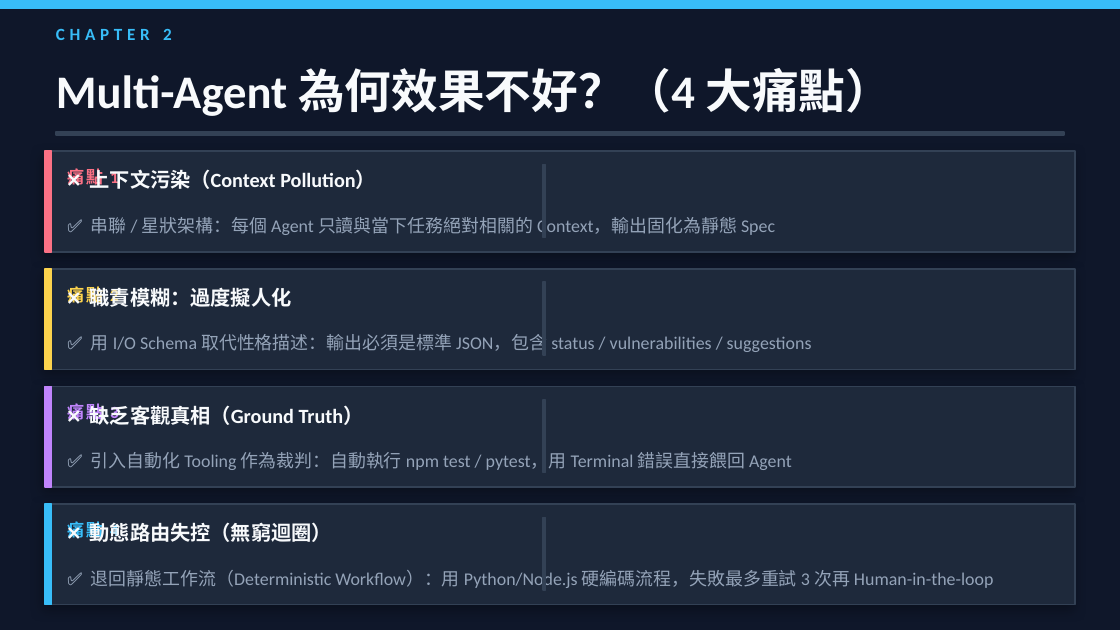
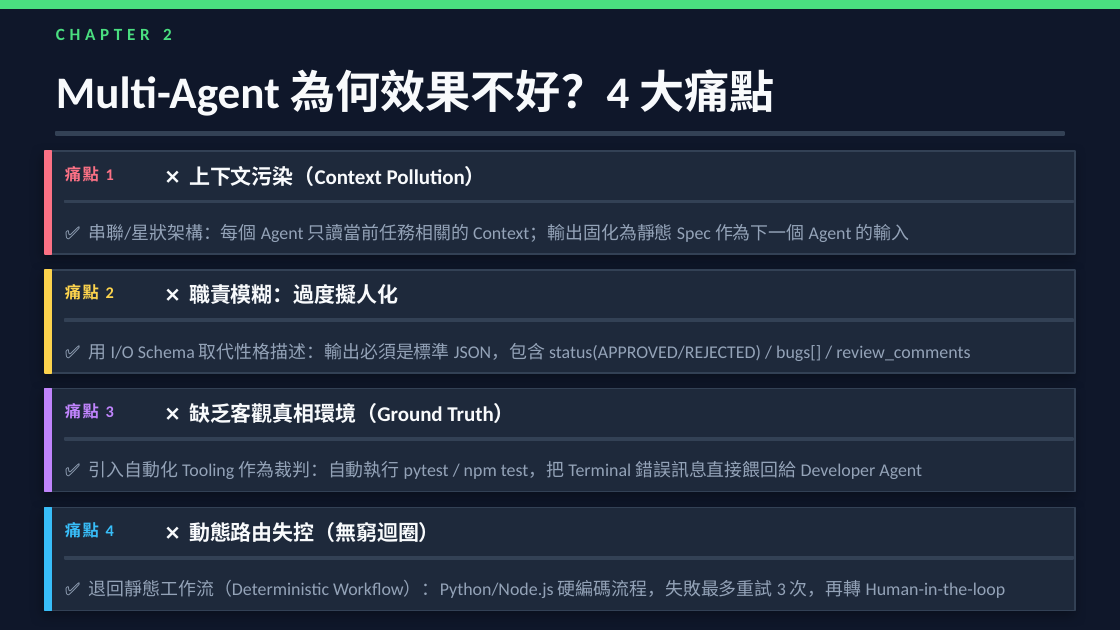
Before and after one commit to hengyisu/food_finder, a slide deck: slide 10 of ppt/AI_Agent_簡報.pptx (slide 9 before the commit). Drawn at 1120x630 pixels with LibreOffice and Linux fonts; fonts in the diff are those of the drawing. Boxes give left, top, right and bottom in pixels: in the first picture for what was removed or moved away, otherwise in the second. Text is boxed around its words. In the diff, an @@ line names an element or a change of style, - is before the commit and + after.

Commit message:
update ppt

```diff
--- a/ppt/AI_Agent_簡報.pptx
+++ b/ppt/AI_Agent_簡報.pptx
@@ rectangle at (x1=0, y1=0, x2=1120, y2=8): fill #38BDF8 to #4ADE80; outline #38BDF8 1 pt to #4ADE80 1 pt @@
@@ text "CHAPTER 2" at (x1=56, y1=29, x2=172, y2=40): text colour #38BDF8 to #4ADE80 @@
@@ text at (x1=56, y1=69, x2=775, y2=116): text changed; size 30 to 29 pt @@
-Multi-Agent 為何效果不好？（4 大痛點）
+Multi-Agent 為何效果不好？4 大痛點
@@ size 11 to 10.5 pt in 4 elements at (x1=65, y1=522, x2=114, y2=538), (x1=65, y1=403, x2=114, y2=419), (x1=65, y1=284, x2=114, y2=300), (x1=65, y1=166, x2=114, y2=182) @@
@@ size 13 to 13.5 pt in 3 elements at (x1=189, y1=522, x2=440, y2=542), (x1=189, y1=284, x2=398, y2=304), (x1=189, y1=166, x2=486, y2=186) @@
@@ text "❌ 上下文污染（Context Pollution）" moved from (x1=90, y1=168, x2=376, y2=189) to (x1=189, y1=166, x2=486, y2=186) @@
@@ rectangle resized from (x1=543, y1=165, x2=545, y2=237) to (x1=65, y1=200, x2=1073, y2=203) @@
@@ text at (x1=89, y1=224, x2=910, y2=242): text changed @@
-✅ 串聯 / 星狀架構：每個 Agent 只讀與當下任務絕對相關的 Context，輸出固化為靜態 Spec
+✅ 串聯/星狀架構：每個 Agent 只讀當前任務相關的 Context；輸出固化為靜態 Spec 作為下一個 Agent 的輸入
@@ text "❌ 職責模糊：過度擬人化" moved from (x1=90, y1=286, x2=292, y2=307) to (x1=189, y1=284, x2=398, y2=304) @@
@@ rectangle resized from (x1=543, y1=282, x2=545, y2=355) to (x1=65, y1=319, x2=1073, y2=321) @@
@@ text at (x1=89, y1=343, x2=970, y2=361): text changed @@
-✅ 用 I/O Schema 取代性格描述：輸出必須是標準 JSON，包含 status / vulnerabilities / suggestions
+✅ 用 I/O Schema 取代性格描述：輸出必須是標準 JSON，包含 status(APPROVED/REJECTED) / bugs[] / review_comments
@@ text at (x1=189, y1=403, x2=514, y2=423): text changed; size 13 to 13.5 pt @@
-❌ 缺乏客觀真相（Ground Truth）
+❌ 缺乏客觀真相環境（Ground Truth）
@@ rectangle resized from (x1=543, y1=400, x2=545, y2=473) to (x1=65, y1=438, x2=1073, y2=440) @@
@@ text at (x1=89, y1=461, x2=922, y2=479): text changed @@
-✅ 引入自動化 Tooling 作為裁判：自動執行 npm test / pytest，用 Terminal 錯誤直接餵回 Agent
+✅ 引入自動化 Tooling 作為裁判：自動執行 pytest / npm test，把 Terminal 錯誤訊息直接餵回給 Developer Agent
@@ 4 rectangles moved together from (x1=45, y1=386, x2=1075, y2=605) to (x1=45, y1=389, x2=1075, y2=610) @@
@@ text "❌ 動態路由失控（無窮迴圈）" moved from (x1=90, y1=521, x2=332, y2=542) to (x1=189, y1=522, x2=440, y2=542) @@
@@ rectangle resized from (x1=543, y1=517, x2=545, y2=590) to (x1=65, y1=557, x2=1073, y2=559) @@
@@ text at (x1=89, y1=580, x2=1006, y2=598): text changed @@
-✅ 退回靜態工作流（Deterministic Workflow）：用 Python/Node.js 硬編碼流程，失敗最多重試 3 次再 Human-in-the-loop
+✅ 退回靜態工作流（Deterministic Workflow）：Python/Node.js 硬編碼流程，失敗最多重試 3 次，再轉 Human-in-the-loop
```
Also in this commit, not shown: 10 other slides changed, 4 slides added, 2 slides removed, 36 other files.
